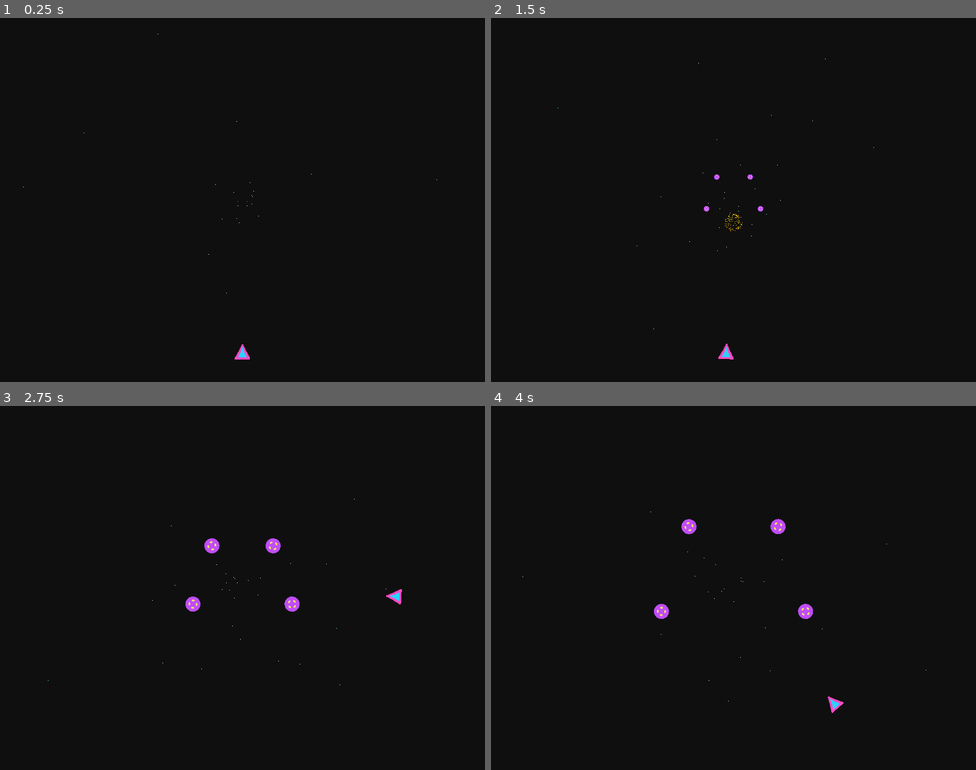
Above: before the commit, frames 1-4 (two rows, left to right).
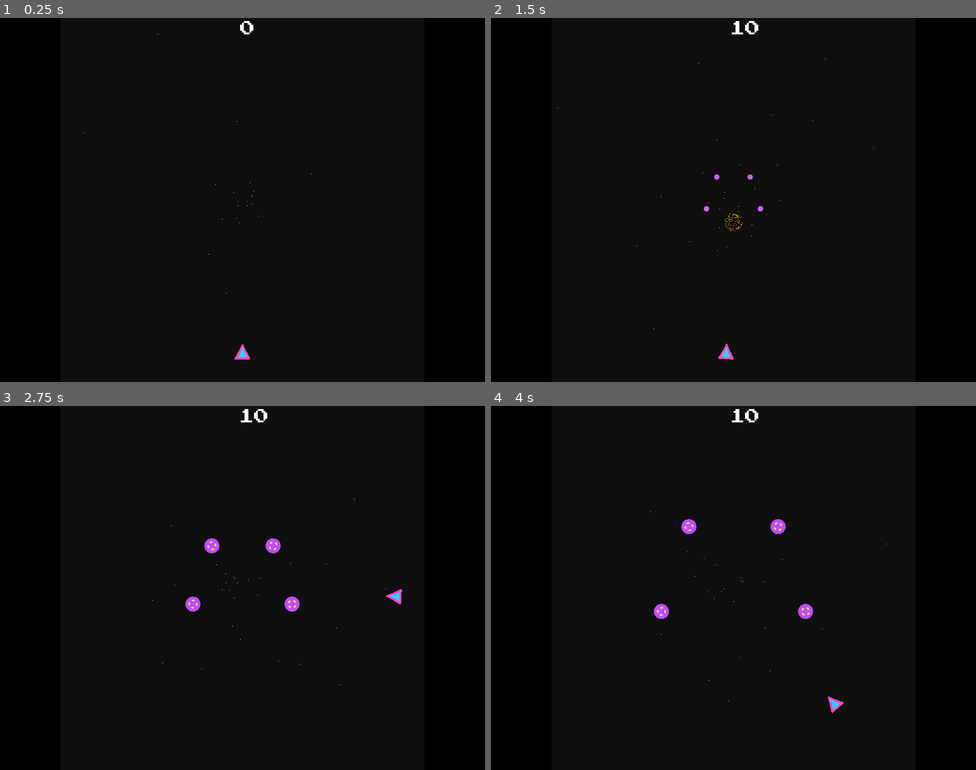
Above: after the commit, the same moments.

Repository: doctor-g/LD47
Game: Godot game, scene res://src/Level.tscn
The game is run twice, just before and just after one commit, with the same random seed, the same clock (stepped at 60 frames per second) and the same inputs.
Inputs:
- Up to frame 1 (0.25 s): no input
- Up to frame 2 (1.5 s): tap Enter at 0.5 s; tap Space (fire) at 0.6 s; tap Left (move_clockwise) at 1.35 s
- Up to frame 3 (2.75 s): hold D (move_counterclockwise) from 2.03 s (still down)
- Up to frame 4 (4 s): release D (move_counterclockwise) at 2.78 s; tap Space (fire) at 2.85 s; hold Left (move_clockwise) from 3.53 s (still down)

The runs differ from the first frame. In frame 1, less than 0.1% of the frame differs, in the area x 4-91%, y 0-47%; in frame 2, 0.1%; in frame 3, 0.1%; in frame 4, 0.1%, in the area x 6-90%, y 0-73%.

Commit message:
Add side bars and score HUD

Diff:
--- /dev/null
+++ b/project/assets/fonts/Heading1.tres
@@ -0,0 +1,7 @@
+[gd_resource type="DynamicFont" load_steps=2 format=2]
+
+[ext_resource path="res://assets/fonts/PressStart2P-Regular.ttf" type="DynamicFontData" id=1]
+
+[resource]
+size = 32
+font_data = ExtResource( 1 )
--- a/project/src/Alien.gd
+++ b/project/src/Alien.gd
@@ -1,5 +1,7 @@
 class_name Alien
 extends Area2D
+
+signal destroyed
 
 export var speed := 40.0
 export var rotation_speed := 5.0
@@ -15,4 +17,5 @@
 	var explosion := Explosion.instance()
 	explosion.position = position
 	get_parent().add_child(explosion)
+	emit_signal("destroyed")
 	queue_free()
--- a/project/src/Level.gd
+++ b/project/src/Level.gd
@@ -1,21 +1,30 @@
 extends Node2D
+
+var _score := 0
 
 onready var _Alien := preload("res://src/Alien.tscn")
 onready var _aliens := $Aliens
 onready var _game_over_fade_in := $GameOverFadeIn
+onready var _score_label : Label = $ScoreLabel
 
 func _ready():
 	for i in range(0,5):
 		var alien = _Alien.instance()
 		alien.rotate(TAU * i / 5)
+		alien.connect("destroyed", self, "_on_Alien_destroyed", [], CONNECT_ONESHOT)
 		_aliens.add_child(alien)
 
 
-func _on_Player_destroyed():
+func _on_Alien_destroyed() -> void:
+	_score += 10
+	_score_label.text = str(_score)
+
+
+func _on_Player_destroyed() ->void:
 	yield(get_tree().create_timer(1), "timeout")
 	_game_over_fade_in.play("GameOverFadeIn")
 
 
-func _on_MainMenuButton_button_down():
+func _on_MainMenuButton_button_down() ->void :
 	# Later, this should go to the main menu, but for now, it just reloads for testing.
 	var _ignored := get_tree().change_scene("res://src/Level.tscn")
--- a/project/src/Level.tscn
+++ b/project/src/Level.tscn
@@ -4,10 +4,7 @@
 [ext_resource path="res://src/Player.tscn" type="PackedScene" id=2]
 [ext_resource path="res://assets/background_color.png" type="Texture" id=3]
 [ext_resource path="res://assets/fonts/PressStart2P-Regular.ttf" type="DynamicFontData" id=4]
-
-[sub_resource type="DynamicFont" id=1]
-size = 32
-font_data = ExtResource( 4 )
+[ext_resource path="res://assets/fonts/Heading1.tres" type="DynamicFont" id=5]
 
 [sub_resource type="DynamicFont" id=2]
 size = 24
@@ -78,10 +75,10 @@
 "_edit_use_anchors_": false
 }
 
-[node name="Label" type="Label" parent="GameOverControl"]
+[node name="GameOverLabel" type="Label" parent="GameOverControl"]
 margin_right = 288.0
 margin_bottom = 32.0
-custom_fonts/font = SubResource( 1 )
+custom_fonts/font = ExtResource( 5 )
 text = "Game Over"
 
 [node name="MainMenuButton" type="Button" parent="GameOverControl"]
@@ -93,5 +90,38 @@
 
 [node name="GameOverFadeIn" type="AnimationPlayer" parent="."]
 anims/GameOverFadeIn = SubResource( 3 )
+
+[node name="LeftBox" type="ColorRect" parent="."]
+margin_left = -512.0
+margin_top = -384.0
+margin_right = -384.0
+margin_bottom = 384.0
+color = Color( 0, 0, 0, 1 )
+__meta__ = {
+"_edit_use_anchors_": false
+}
+
+[node name="RightBox" type="ColorRect" parent="."]
+anchor_bottom = 1.0
+margin_left = 384.0
+margin_top = -384.0
+margin_right = 512.0
+margin_bottom = 384.0
+color = Color( 0, 0, 0, 1 )
+__meta__ = {
+"_edit_use_anchors_": false
+}
+
+[node name="ScoreLabel" type="Label" parent="."]
+margin_left = -7.55099
+margin_top = -377.55
+margin_right = 32.449
+margin_bottom = -345.55
+custom_fonts/font = ExtResource( 5 )
+text = "0"
+align = 1
+__meta__ = {
+"_edit_use_anchors_": false
+}
 [connection signal="destroyed" from="Player" to="." method="_on_Player_destroyed"]
 [connection signal="button_down" from="GameOverControl/MainMenuButton" to="." method="_on_MainMenuButton_button_down"]
